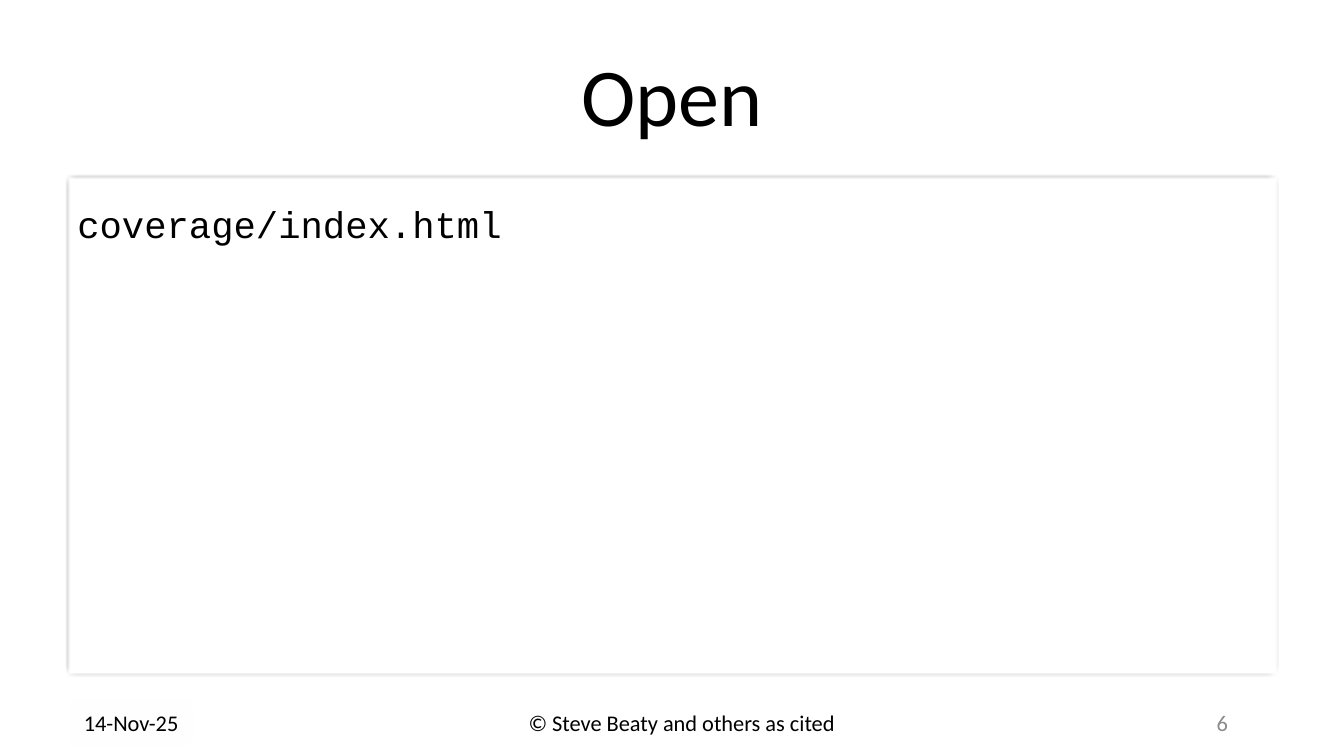
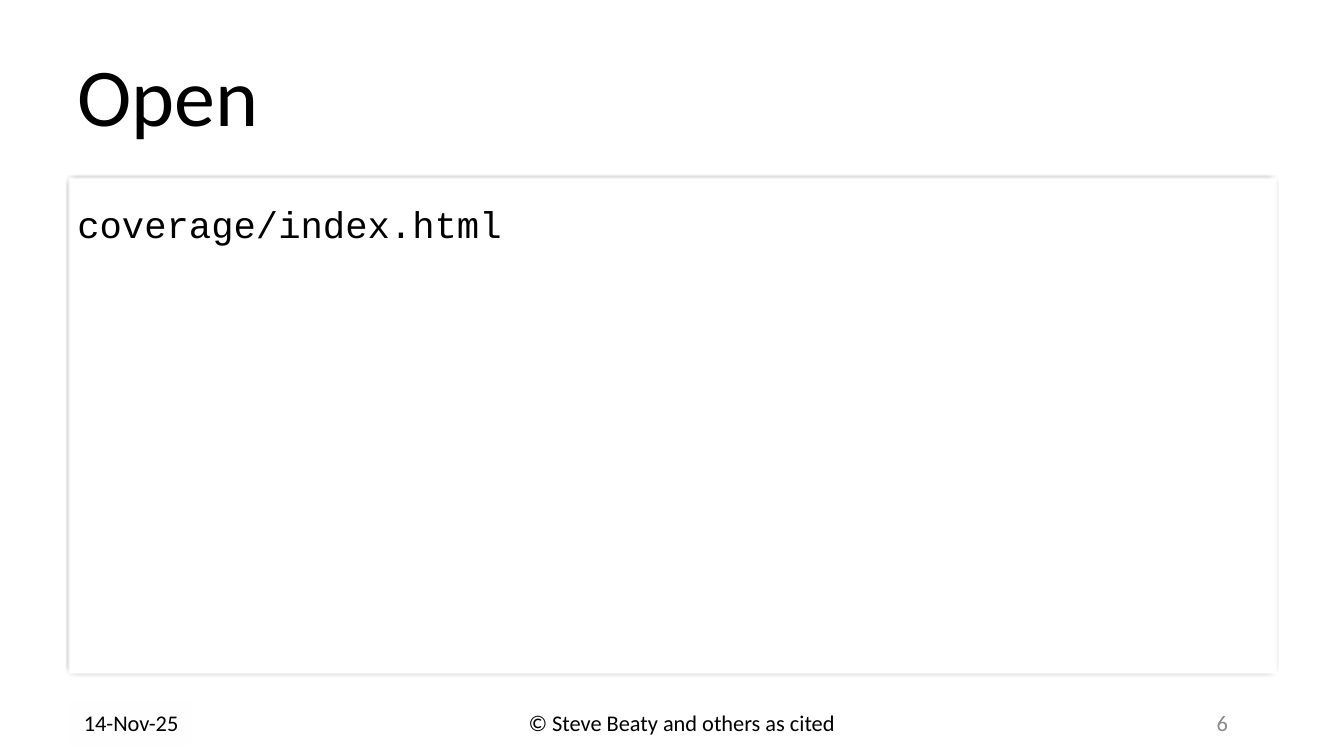
Before and after one commit to drb80/WebAppDev, a slide deck: slide 6 of Slides/Test Code Coverage.pptx. Drawn at 1344x756 pixels with LibreOffice and Linux fonts; fonts in the diff are those of the drawing; background and template pictures are left out. Boxes give left, top, right and bottom in pixels: in the first picture for what was removed or moved away, otherwise in the second. Text is boxed around its words. In the diff, an @@ line names an element or a change of style, - is before the commit and + after.

```diff
--- a/Slides/Test Code Coverage.pptx
+++ b/Slides/Test Code Coverage.pptx
@@ title "Open" at (77,72,258,140): alignment centre to justified @@
```
Also in this commit, not shown: 2 other slides changed, 3 other files.
